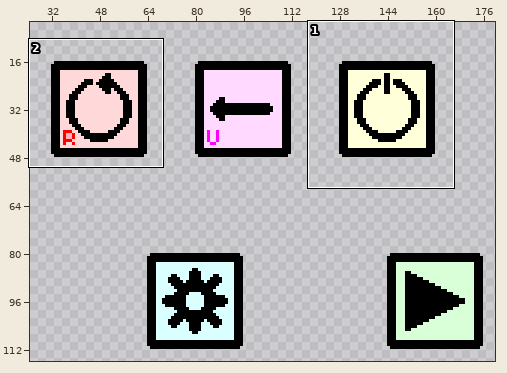
Edited in one commit: pixel-art file (art/ui/icons.aseprite). Above: a wide view before the commit, with the close-up outlined.
Close-up. As it was:
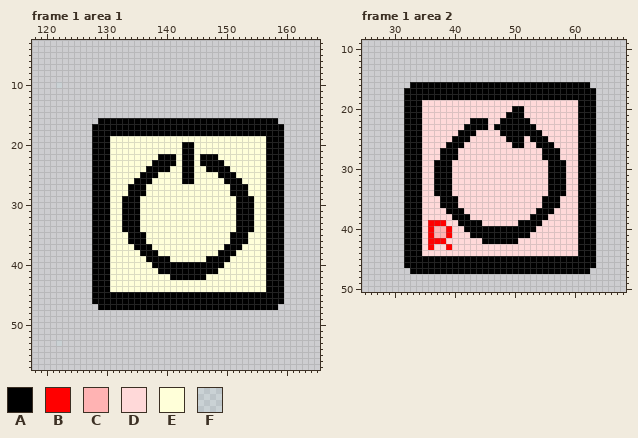
240x135 pixels, 1 frame. Colours within 5 levels of each other are drawn and written as one. Shown: frame 1 area 1: x 118..165, y 3..57; frame 1 area 2: x 25..68, y 9..50. The wide view leaves out empty margins. The commit also changed other frames or places, which this record leaves out.
Palette (. is transparent): A #000000  B #ff0000  C #ffb3b3  D #ffd9d9  E #ffffd9  F #b3ffff1c
After the commit:
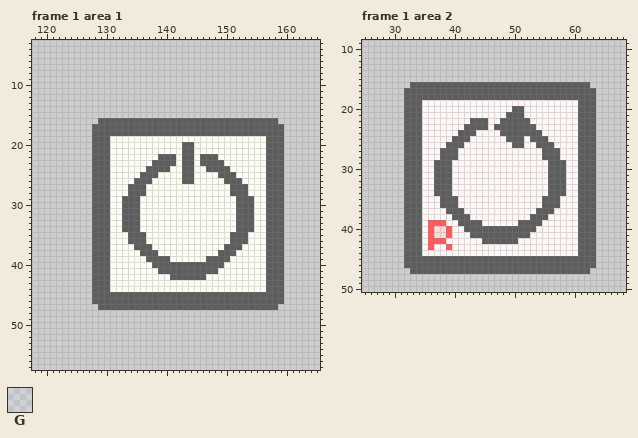
Colours new in this view: G #dbffff1c
The exact change:
Colour A changes from #000000 to #5d5d5d.
Colour B changes from #ff0000 to #ff5d5d.
Colour C changes from #ffb3b3 to #ffd9d9.
Colour D changes from #ffd9d9 to #fff6f6.
Colour E changes from #ffffd9 to #fffff6.
Frame 1 area 1, layer "Layer 1":
The edit turns colour F into colour G in row 53 at x 122.
Colour F is removed in row 10 at x 122.
